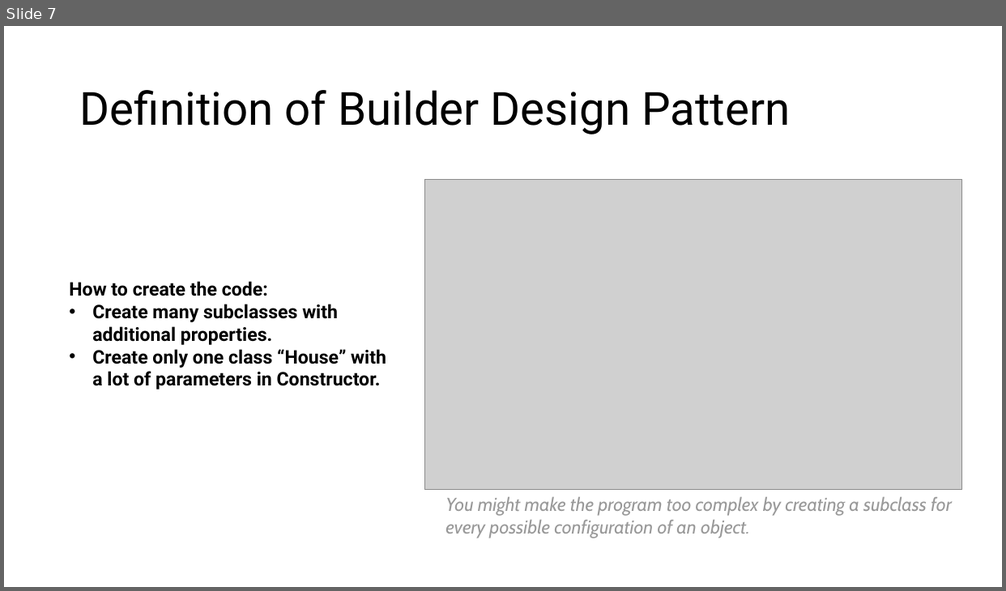
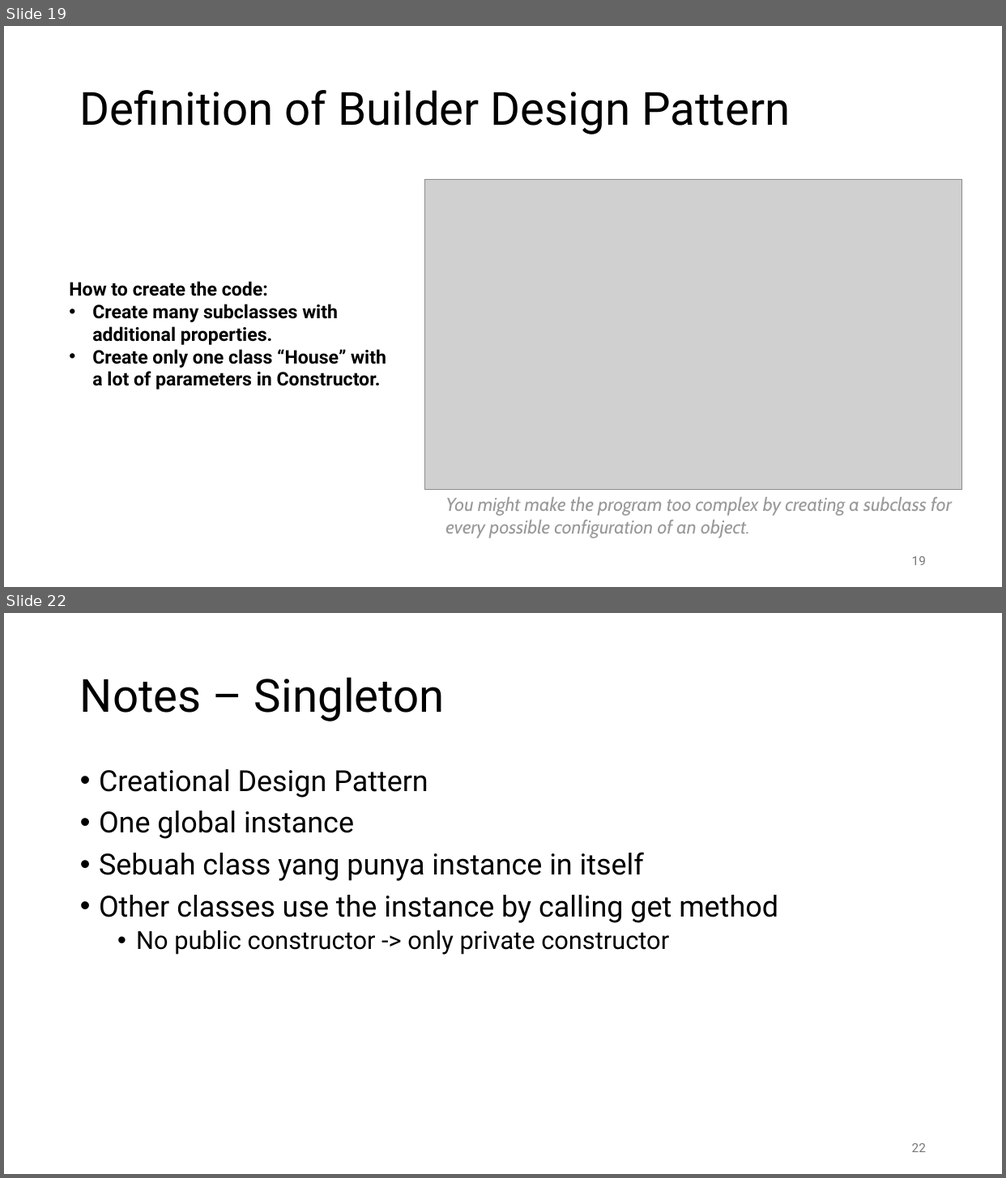
Before and after one commit to yudharisandy/Bootcamp-Formulatrix-CSharp, a slide deck: Day 20/Design Pattern Project/[Yudha] Design Pattern Project.pptx. Shown one above the other, each under a label of ours: slide 7 before the commit, slides 19 and 22 after it; the slides between them are not shown. The pictures are 1006x591 and 1006x1178 pixels, drawn with LibreOffice and Linux fonts; fonts in the diff are those of the drawing; grey boxes stand for pictures. Boxes give left, top, right and bottom in pixels: in the first picture for what was removed or moved away, otherwise in the second. Text is boxed around its words. In the diff, an @@ line names an element or a change of style, - is before the commit and + after.

Commit message:
doc: add design pattern

```diff
--- a/Day 20/Design Pattern Project/[Yudha] Design Pattern Project.pptx
+++ b/Day 20/Design Pattern Project/[Yudha] Design Pattern Project.pptx
@@ slide 22 added at <box>4,613,1002,1174</box>, background #FFFFFF @@
@@ title added at <box>80,677,445,722</box>, 44 pt, text #000000 @@
+Notes – Singleton
@@ text added at <box>99,769,778,955</box>, 28 pt, text #000000 @@
+• Creational Design Pattern
+• One global instance
+• Sebuah class yang punya instance in itself
+• Other classes use the instance by calling get method
+  • No public constructor -> only private constructor
@@ page number added at <box>912,1144,926,1152</box>, 12 pt, text #797979 @@
+22
@@ what was slide 7 is now slide 19 @@
@@ slide 19 changed as well @@
@@ page number added at <box>912,557,926,565</box>, 12 pt, text #797979 @@
+19
```
Also in this commit, not shown: 12 other slides changed, 9 other slides added, 2 slides removed, 16 other files.
